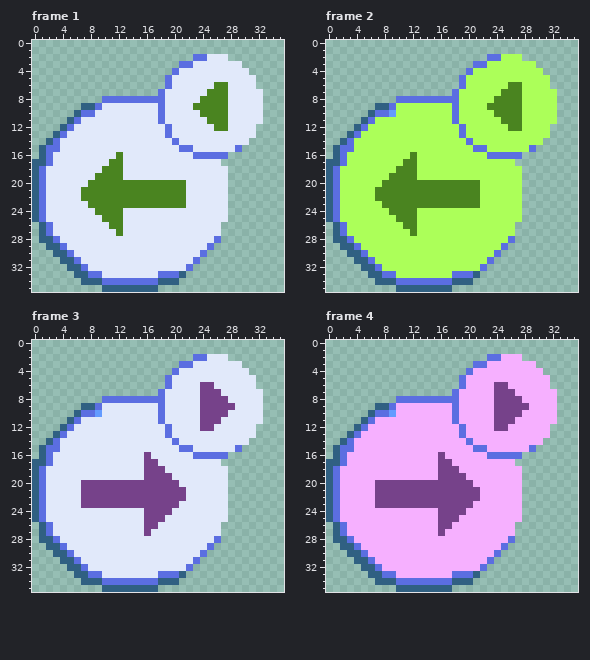
Edited in one commit: pixel-art file (Assets/Sprites/signalbuttons.ase). This is how it looked before the edit.
36x36 pixels, 4 frames. Shown: frame 1, frame 2, frame 3, frame 4. The commit also changed other frames, which this record leaves out.
And afterwards:
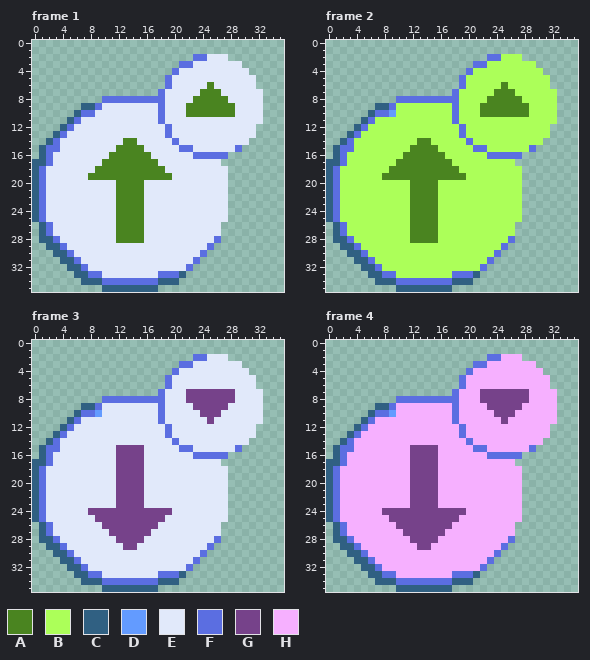
Palette (. is transparent): A #4a8420  B #acff59  C #306082  D #639bff  E #e1e9fa  F #5b6ee1  G #76428a  H #f6b0ff
Difference:
Changed rows in their new state; - is an unchanged pixel.
Frame 1, layer "icon":
first column x 7:
 6 ------------------AEE-
 7 -----------------A--E-
 8 ----------------A-----
 9 ---------------A-----A
10 ---------------AA----A
11 ------------------EEE-
12 -------------------EE-
14 ------AA--------------
15 -----AAAA-------------
16 ----A-AAAA------------
17 ---A--AAAAA-----------
18 --A---AAAAAA----------
19 -A----AAAAAAA---------
20 -EEEE----EEEEEE-------
21 EEEEE----EEEEEE-------
22 EEEEE----EEEEEE-------
23 -EEEE----EEEEEE-------
24 --EEE-AAA-------------
25 ---EE-AAA-------------
26 ----E-AAA-------------
27 ------AAA-------------
28 -----AAAA-------------
Frame 2, layer "icon":
first column x 7:
 6 ------------------ABB-
 7 -----------------A--B-
 8 ----------------A-----
 9 ---------------A-----A
10 ---------------AA----A
11 ------------------BBB-
12 -------------------BB-
14 ------AA--------------
15 -----AAAA-------------
16 ----A-AAAA------------
17 ---A--AAAAA-----------
18 --A---AAAAAA----------
19 -A----AAAAAAA---------
20 -BBBB----BBBBBB-------
21 BBBBB----BBBBBB-------
22 BBBBB----BBBBBB-------
23 -BBBB----BBBBBB-------
24 --BBB-AAA-------------
25 ---BB-AAA-------------
26 ----B-AAA-------------
27 ------AAA-------------
28 -----AAAA-------------
Frame 3, layer "icon":
first column x 7:
 6 -----------------EE---
 7 ---------------GG---GG
 8 ---------------GG----G
 9 ----------------G----E
10 --------------------E-
11 -----------------E-E--
12 -----------------EE---
15 -----GGGG-------------
16 -----GGGGE------------
17 -----GGGGEE-----------
18 -----GGGGEEE----------
19 -----GGGGEEEE---------
20 EEEEE----EEEEE--------
21 EEEEE----EEEEEE-------
22 EEEEE----EEEEEE-------
23 EEEEE----EEEEE--------
24 -GGGGGGGG-------------
25 --GGGGGGG-------------
26 ---GGGGGG-------------
27 ----GGGGG-------------
28 -----GGGG-------------
29 ------GG--------------
Frame 4, layer "icon":
first column x 7:
 6 -----------------HH---
 7 ---------------GG---GG
 8 ---------------GG----G
 9 ----------------G----H
10 --------------------H-
11 -----------------H-H--
12 -----------------HH---
15 -----GGGG-------------
16 -----GGGGH------------
17 -----GGGGHH-----------
18 -----GGGGHHH----------
19 -----GGGGHHHH---------
20 HHHHH----HHHHH--------
21 HHHHH----HHHHHH-------
22 HHHHH----HHHHHH-------
23 HHHHH----HHHHH--------
24 -GGGGGGGG-------------
25 --GGGGGGG-------------
26 ---GGGGGG-------------
27 ----GGGGG-------------
28 -----GGGG-------------
29 ------GG--------------
Where, in picture pixels (left, top, right, bottom), the same in both pictures:
changed: (186, 82, 235, 131)
changed: (81, 138, 186, 243)
changed: (480, 82, 529, 131)
changed: (375, 138, 480, 243)
changed: (186, 382, 235, 431)
changed: (81, 445, 186, 550)
changed: (480, 382, 529, 431)
changed: (375, 445, 480, 550)
